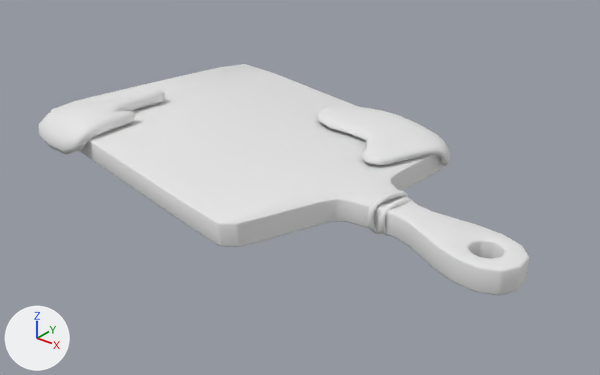
What one commit did to the FBX model Assets/Art/Models/Props/WoodenBoard.fbx.
Both versions are drawn from a camera (50 mm lens) standing at (2.43, -3.02, 1.79) and looking at (0.06, -0.05, -0.05). The lights are fixed; the arrows at lower left show +X, +Y and +Z. The older version comes first. Where no turn or scale is listed for an object, it has been applied to the vertices.

The first picture shows 'Blobs', 'Board', 'Ties'.
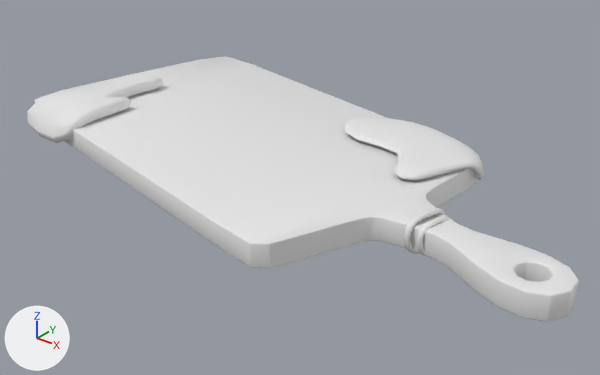
Location of each change, [x1, y1, x2, y2] in pixels of the pictures (600 x 375 px; the box of a moved part takes in the faces that stretch with it):
'Board', reshaped, moved (15% wider, 15% taller)
    before: [51, 64, 529, 295]
    after: [27, 56, 579, 322]
'Blobs', deleted
    before: [39, 90, 450, 166]
'Ties', moved
    before: [367, 190, 413, 236]
    after: [403, 208, 451, 256]
part 1 of me_plane_001, added
    after: [345, 116, 485, 180]
part 2 of me_plane_001, added
    after: [27, 75, 163, 143]
part 3 of me_plane_001, moved or reshaped
    before: [219, 98, 529, 295]
    after: [249, 109, 579, 322]
part 4 of me_plane_001, moved or reshaped
    before: [51, 64, 336, 180]
    after: [34, 56, 362, 196]

What the commit changed:
me_plane_001 is used by ob_board; location (0.511, -0.19, 0.092).
me_plane_001 had 510 vertices, 510 faces and spanned x -1.91..0.89, y -0.66..1.04, z -0.06..0.06.
me_plane_001 now has 1490 vertices, 1485 faces and spans x -2.34..0.89, y -0.66..1.13, z -0.07..0.14.
me_plane_001 part 1: a new loose piece of 504 vertices spanning x -0.68..0.14, y 0.19..0.83, z -0.04..0.11, in mat_wooden_board (its picture is missing).
me_plane_001 part 2: a new loose piece of 476 vertices spanning x -2.31..-1.75, y -0.37..0.42, z -0.07..0.14, in mat_wooden_board (its picture is missing).
me_plane_001 part 3: 15 vertices moved within x 0.09..0.89, y -0.23..0.63, z -0.06..0.06; 95 vertices removed from x -0.23..0.89, y -0.65..0.75, z -0.06..0.06; 95 vertices added at x -0.24..0.89, y -0.66..0.76, z -0.06..0.06.
me_plane_001 part 4: 62 vertices moved from x -1.91..-1.34, y -0.37..1.04, z -0.06..0.06 to x -2.34..-1.77, y -0.27..1.13, z -0.06..0.06.
Object 'Blobs' (ob_blobs) is deleted.
Object 'Ties' (ob_ties) moves from (0.735, -0.241, 0.091) to (0.949, -0.287, 0.091).
Object 'Board' (ob_board) moves from (0.511, -0.19, 0.092) to (0.725, -0.236, 0.092).
